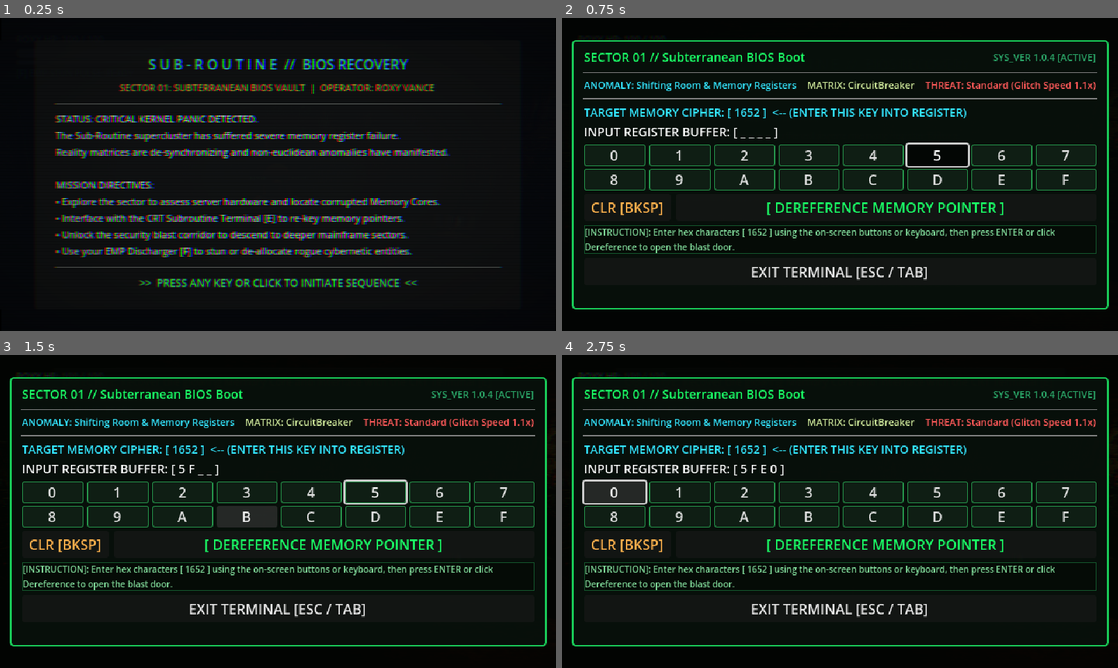
Above: before the commit, frames 1-4 (two rows, left to right).
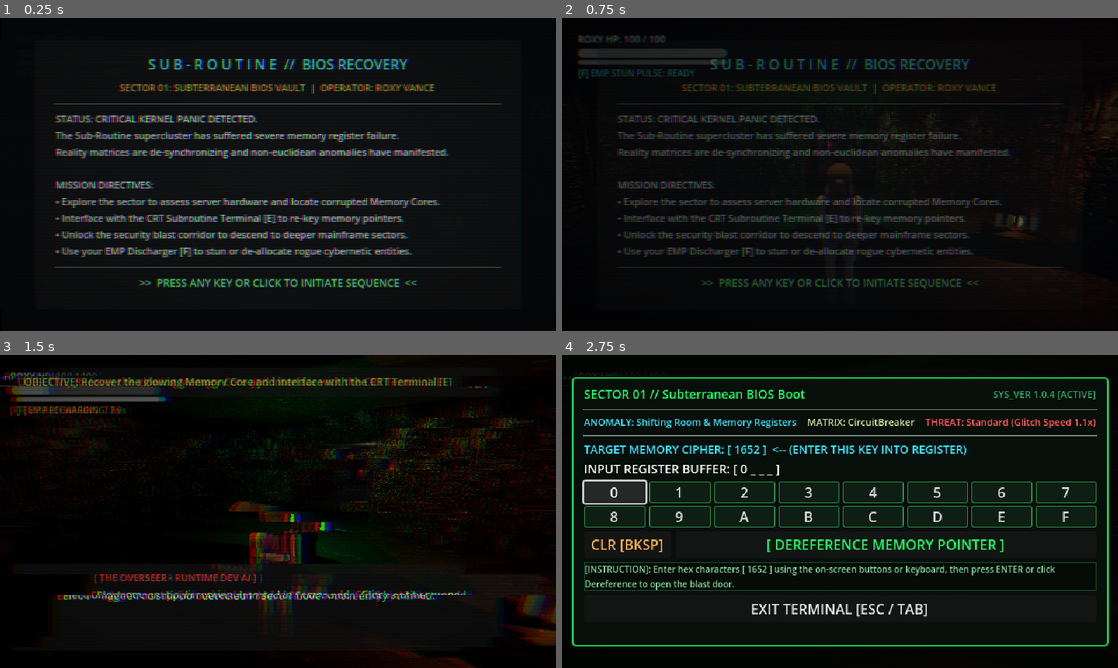
Above: after the commit, the same moments.

Repository: krytenk/sub-routine
Game: Godot game, scene res://scenes/main.tscn
Two runs of this game, one before a commit and one after it. Both use one fixed random seed, a clock stepped at 60 frames per second and the inputs below. Sound files missing from this copy of the repository are replaced by a short silence.
Inputs (mouse positions are in pixels of both pictures, inside the frame that each line leads up to):
- Up to frame 1 (0.25 s): no input
- Up to frame 2 (0.75 s): tap Enter at 0.5 s; move the mouse to (962, 158) at 0.52 s; hold D (move_right) from 0.53 s (still down); hold E (interact) from 0.53 s (still down); click (962, 158) at 0.67 s
- Up to frame 3 (1.5 s): move the mouse to (250, 511) at 1.27 s; release D (move_right) at 1.28 s; release E (interact) at 1.28 s; hold W (move_forward) from 1.28 s (still down); tap F (emp_pulse) at 1.35 s
- Up to frame 4 (2.75 s): tap E (interact) at 1.55 s; release W (move_forward) at 2 s; click "0" at 2 s

The runs differ from the first frame. In frame 2, 21% of the frame differs, in the area x 0-100%, y 5-94%; in frame 3, 28%, in the area x 0-100%, y 5-100%; in frame 4, 0.1%.

Commit message:
fix(interaction): decouple coolant cell pickup from CRT terminal and add workbench in Sector 02

Diff:
--- a/godot_project/scenes/levels/level_02.tscn
+++ b/godot_project/scenes/levels/level_02.tscn
@@ -91,6 +91,13 @@
 material = SubResource("StandardMaterial3D_floor")
 size = Vector3(6, 0.6, 6)
 
+[sub_resource type="BoxShape3D" id="BoxShape3D_substation_table"]
+size = Vector3(2, 0.8, 1.2)
+
+[sub_resource type="BoxMesh" id="BoxMesh_substation_table"]
+material = SubResource("StandardMaterial3D_floor")
+size = Vector3(2, 0.8, 1.2)
+
 [sub_resource type="BoxShape3D" id="BoxShape3D_back_lower"]
 size = Vector3(20, 2.5, 0.4)
 
@@ -509,7 +516,7 @@
 [node name="Props" type="Node3D" parent="."]
 
 [node name="CRTTerminal" parent="Props" instance=ExtResource("5_crt")]
-transform = Transform3D(1, 0, 0, 0, 1, 0, 0, 0, 1, 0, 0.6, 6.5)
+transform = Transform3D(0, 0, 1, 0, 1, 0, -1, 0, 0, -6.5, 0.6, -2)
 
 [node name="BlastDoor" parent="Props" instance=ExtResource("7_door")]
 transform = Transform3D(1, 0, 0, 0, 1, 0, 0, 0, 1, 0, 0, 19)
@@ -587,8 +594,17 @@
 technician_name = "Security Officer D. Chen"
 log_entry = "Breakers overloaded. Two walkers trapped us in the trench. My leg is pinned... I stashed the coolant compression cell on the substation table upstairs... don't let them hear you running..."
 
+[node name="SubstationTable" type="StaticBody3D" parent="Props"]
+transform = Transform3D(1, 0, 0, 0, 1, 0, 0, 0, 1, 4, 3.0, 7)
+
+[node name="CollisionShape3D" type="CollisionShape3D" parent="Props/SubstationTable"]
+shape = SubResource("BoxShape3D_substation_table")
+
+[node name="MeshInstance3D" type="MeshInstance3D" parent="Props/SubstationTable"]
+mesh = SubResource("BoxMesh_substation_table")
+
 [node name="GeneratorPart_Coolant" parent="Props" instance=ExtResource("24_gen_part")]
-transform = Transform3D(1, 0, 0, 0, 1, 0, 0, 0, 1, 4, 3.0, 7)
+transform = Transform3D(1, 0, 0, 0, 1, 0, 0, 0, 1, 4, 3.65, 7)
 part_type = "coolant"
 
 [node name="OverseerZone_Entry" type="Area3D" parent="."]
--- a/godot_project/scenes/player/roxy_vance.gd
+++ b/godot_project/scenes/player/roxy_vance.gd
@@ -369,10 +369,29 @@
             if collider.get_parent() and collider.get_parent().get_parent() and _try_interact_target(collider.get_parent().get_parent()):
                 return
 
-    # 2. Proximity fallback: check interactive objects within 8.0 meters
+    # 2. Priority check for immediate close-range pickups/components (within 3.0m)
+    # Prevents distant terminals or puzzles from intercepting nearby item pickups
+    if is_inside_tree():
+        var pickups = get_tree().get_nodes_in_group("generator_parts") + get_tree().get_nodes_in_group("pickups")
+        var best_pickup: Node = null
+        var best_pickup_dist: float = 3.0
+        for p in pickups:
+            if p is Node3D and (p.has_method("interact") or p.has_method("collect")):
+                var d = global_position.distance_to(p.global_position)
+                if d < best_pickup_dist:
+                    best_pickup_dist = d
+                    best_pickup = p
+        if best_pickup:
+            if best_pickup.has_method("interact"):
+                best_pickup.call("interact", self)
+            elif best_pickup.has_method("collect"):
+                best_pickup.call("collect")
+            return
+
+    # 3. Proximity fallback: check interactive objects within 2.5 meters (reduced from 8.0m)
     if is_inside_tree():
         var candidates = get_tree().get_nodes_in_group("terminals") + get_tree().get_nodes_in_group("interactive_props") + get_tree().get_nodes_in_group("puzzles")
-        var closest_dist: float = 8.0
+        var closest_dist: float = 2.5
         var closest_node: Node = null
         for node in candidates:
             if node is Node3D and node.has_method("interact"):
--- a/godot_project/scenes/props/crt_terminal_prop.tscn
+++ b/godot_project/scenes/props/crt_terminal_prop.tscn
@@ -8,7 +8,7 @@
 size = Vector3(1.2, 1.4, 0.9)
 
 [sub_resource type="SphereShape3D" id="SphereShape3D_trigger"]
-radius = 3.5
+radius = 2.0
 
 [node name="CRTTerminalProp" type="Node3D" groups=["interactive_props", "terminals"]]
 script = ExtResource("1_prop")
--- a/godot_project/scenes/props/generator_part_pickup.tscn
+++ b/godot_project/scenes/props/generator_part_pickup.tscn
@@ -3,13 +3,13 @@
 [ext_resource type="Script" path="res://scenes/props/generator_part_pickup_prop.gd" id="1_script"]
 
 [sub_resource type="SphereShape3D" id="SphereShape3D_pickup"]
-radius = 1.6
+radius = 2.4
 
-[node name="GeneratorPartPickup" type="Node3D"]
+[node name="GeneratorPartPickup" type="Node3D" groups=["generator_parts", "interactive_props", "pickups"]]
 script = ExtResource("1_script")
 
 [node name="Area3D" type="Area3D" parent="."]
-collision_layer = 0
+collision_layer = 4
 collision_mask = 2
 
 [node name="CollisionShape3D" type="CollisionShape3D" parent="Area3D"]
--- a/godot_project/scenes/props/generator_part_pickup_prop.gd
+++ b/godot_project/scenes/props/generator_part_pickup_prop.gd
@@ -62,6 +62,14 @@
 	if area:
 		area.body_entered.connect(_on_body_entered)
 		area.body_exited.connect(_on_body_exited)
+
+	add_to_group("interactive_props")
+	add_to_group("generator_parts")
+	add_to_group("pickups")
+
+func interact(_player: CharacterBody3D = null) -> void:
+	print("[GeneratorPartPickup] Interaction received for: ", part_type)
+	collect()
 
 func _process(delta: float) -> void:
 	# Subtle floating bob and slow rotation
--- a/godot_project/tests/test_generator_and_casualties.gd
+++ b/godot_project/tests/test_generator_and_casualties.gd
@@ -97,6 +97,44 @@
 	pickup.free()
 	return true
 
+func test_generator_part_interact_and_groups() -> bool:
+	var pickup = PickupScript.new()
+	pickup.part_type = "coolant"
+	pickup._ready()
+
+	# Validate groups for raycast and proximity interaction priority
+	if not pickup.is_in_group("interactive_props"):
+		push_error("Pickup missing 'interactive_props' group.")
+		pickup.free()
+		return false
+	if not pickup.is_in_group("generator_parts"):
+		push_error("Pickup missing 'generator_parts' group.")
+		pickup.free()
+		return false
+	if not pickup.is_in_group("pickups"):
+		push_error("Pickup missing 'pickups' group.")
+		pickup.free()
+		return false
+
+	var collected_box: Array[String] = [""]
+	pickup.part_collected.connect(func(pt: String): collected_box[0] = pt)
+
+	# Verify direct interact() invokes collection
+	pickup.interact(null)
+
+	if collected_box[0] != "generator_part_coolant":
+		push_error("interact() failed to trigger part collection.")
+		pickup.free()
+		return false
+	if not pickup.collected:
+		push_error("Pickup collected flag was not set by interact().")
+		pickup.free()
+		return false
+
+	print("[PASS] test_generator_part_interact_and_groups: Pickup prop groups and interact() verified.")
+	pickup.free()
+	return true
+
 func test_subterranean_generator_progressive_install() -> bool:
 	var gen = GeneratorScript.new()
 	gen.direct_inventory = ["generator_part_relay", "generator_part_coolant", "generator_part_fuse"]
Not shown: 1 places in godot_project/scenes/levels/level_02.tscn that only renumber resources
